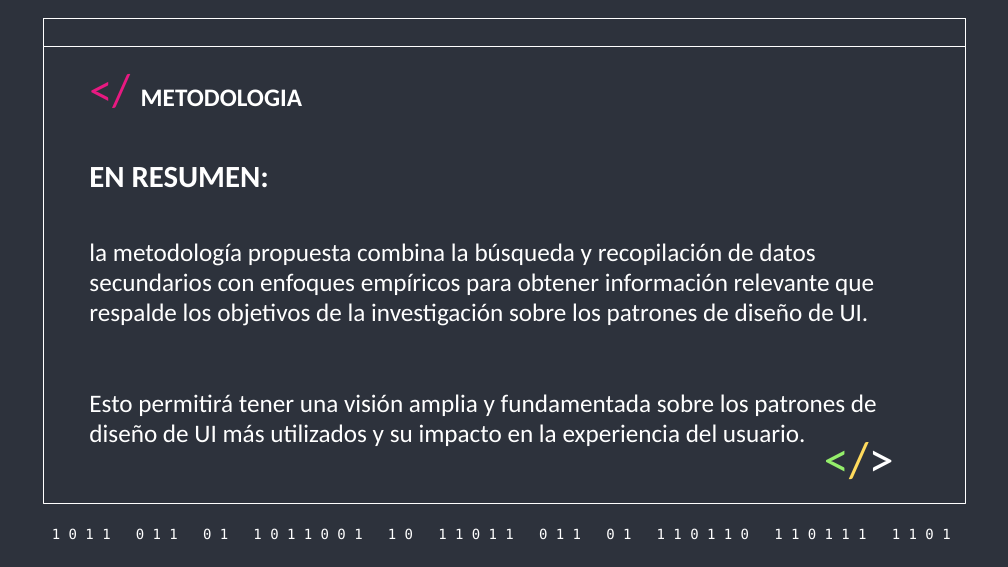
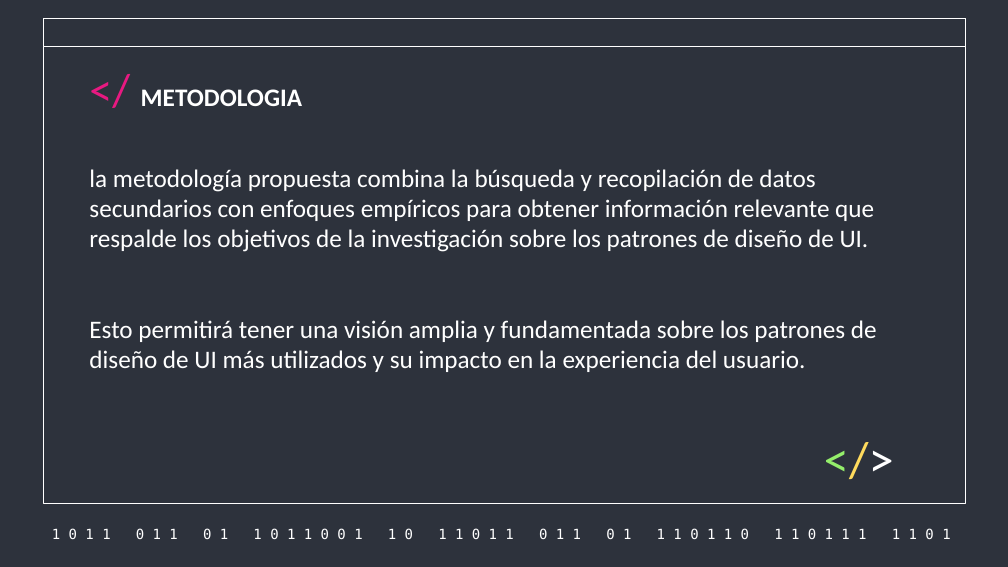
Before and after one commit to PANDITHAjr/WEB-TRANSPORTE-2022-2, a slide deck: slide 7 of DOCUMENTACION/tecnoweb.pptx (slide 11 before the commit). Drawn at 1008x567 pixels with LibreOffice and Linux fonts; fonts in the diff are those of the drawing. Boxes give left, top, right and bottom in pixels: in the first picture for what was removed or moved away, otherwise in the second. Text is boxed around its words. In the diff, an @@ line names an element or a change of style, - is before the commit and + after.

```diff
--- a/DOCUMENTACION/tecnoweb.pptx
+++ b/DOCUMENTACION/tecnoweb.pptx
@@ subtitle "la metodología propuesta combina la ...": place and size @@
-subtitle "la metodología propuesta combina la ..." at bbox=[89, 243, 877, 446]
+subtitle "la metodología propuesta combina la ..." at bbox=[89, 169, 877, 372]
@@ title removed at bbox=[89, 167, 269, 188] @@
-EN RESUMEN:
```
Also in this commit, not shown: 2 other slides changed, 4 slides removed.
